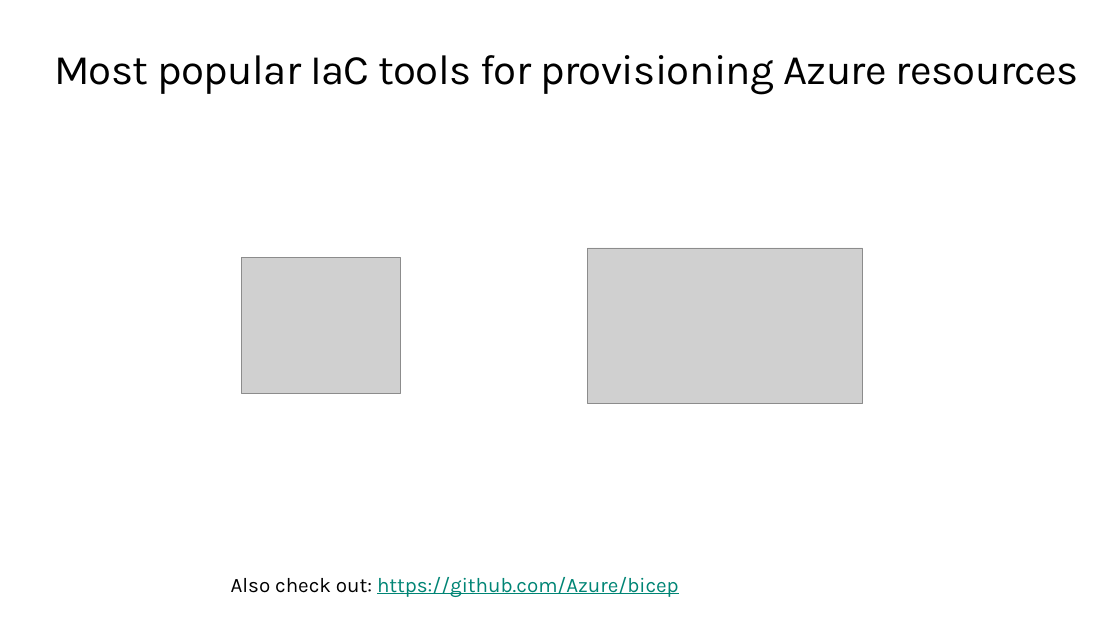
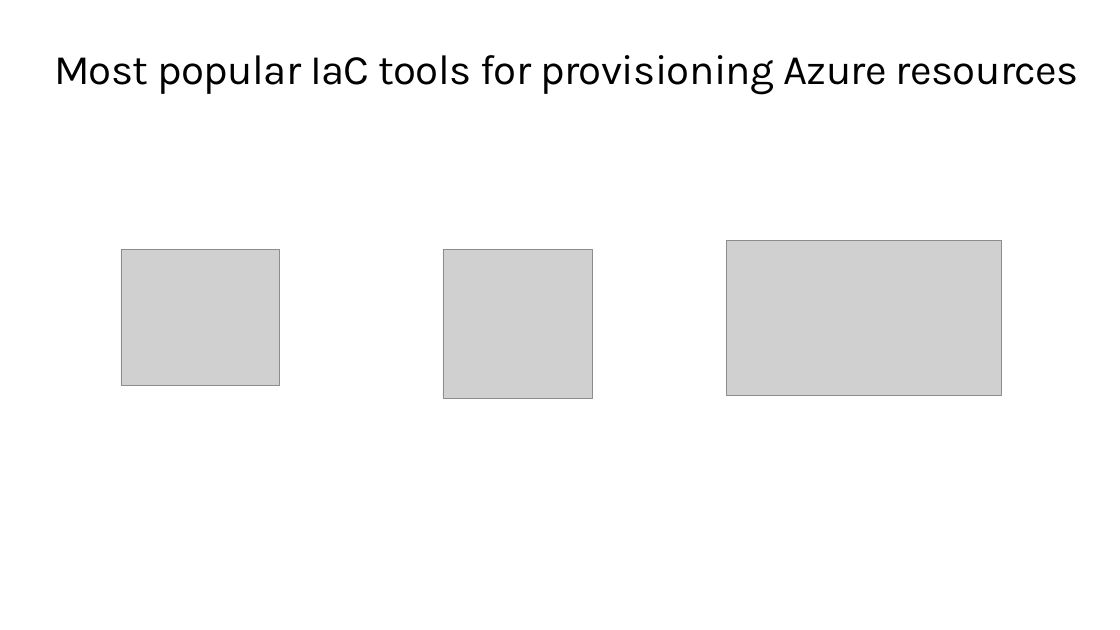
Before and after one commit to TIS-Cloud-Team/TF_Community_workshop, a slide deck: slide 13 of PPTs/01_iac_bigger_picture.pptx. Drawn at 1120x630 pixels with LibreOffice and Linux fonts; fonts in the diff are those of the drawing; grey boxes stand for pictures; background and template pictures are left out. Boxes give left, top, right and bottom in pixels: in the first picture for what was removed or moved away, otherwise in the second. Text is boxed around its words. In the diff, an @@ line names an element or a change of style, - is before the commit and + after.

```diff
--- a/PPTs/01_iac_bigger_picture.pptx
+++ b/PPTs/01_iac_bigger_picture.pptx
@@ picture moved from (x1=242, y1=257, x2=401, y2=393) to (x1=121, y1=250, x2=280, y2=386) @@
@@ picture added at (x1=443, y1=250, x2=592, y2=398) @@
@@ picture moved from (x1=587, y1=248, x2=863, y2=403) to (x1=727, y1=240, x2=1002, y2=396) @@
@@ text removed at (x1=231, y1=577, x2=679, y2=597) @@
-Also check out: https://github.com/Azure/bicep
```
Also in this commit, not shown: 1 other slide changed, 7 other files.
